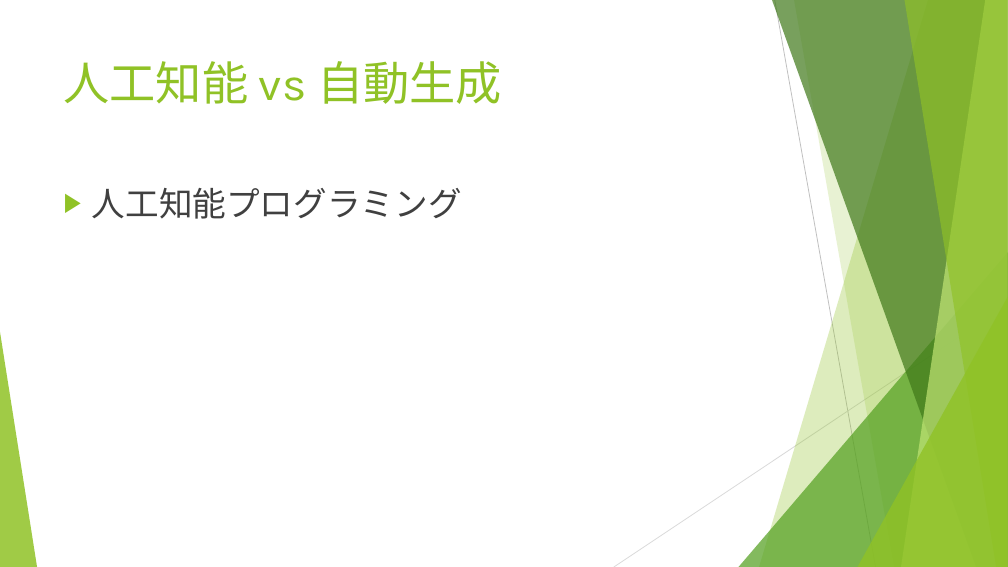
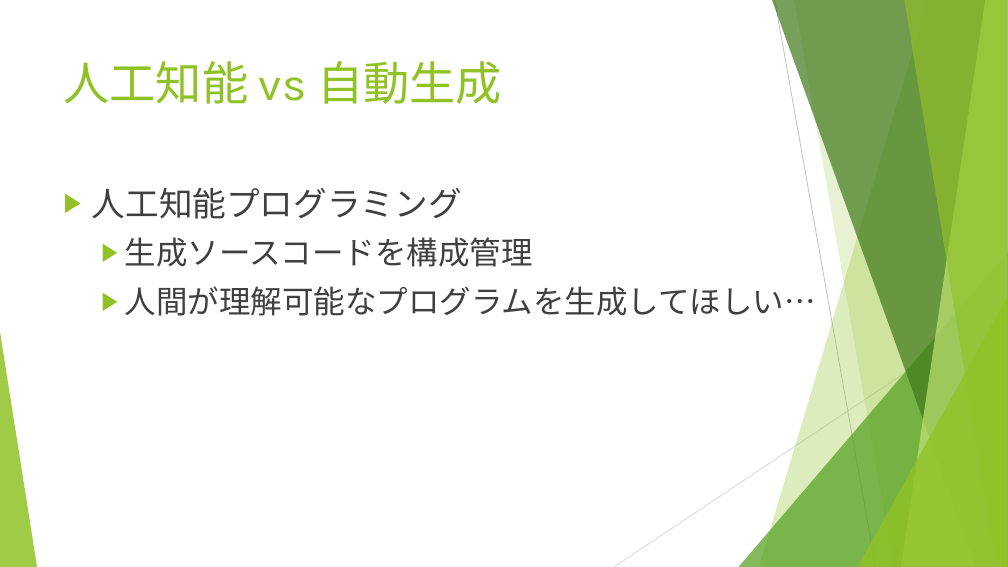
Before and after one commit to igapyon/docs, a slide deck: slide 8 of ppt/codegendev-opening.pptx (slide 6 before the commit). Drawn at 1008x567 pixels with LibreOffice and Linux fonts; fonts in the diff are those of the drawing. Boxes give left, top, right and bottom in pixels: in the first picture for what was removed or moved away, otherwise in the second. Text is boxed around its words. In the diff, an @@ line names an element or a change of style, - is before the commit and + after.

```diff
--- a/ppt/codegendev-opening.pptx
+++ b/ppt/codegendev-opening.pptx
@@ text at (125, 237, 816, 316): paragraphs added @@
+  ▶ 生成ソースコードを構成管理
+  ▶ 人間が理解可能なプログラムを生成してほしい…
```
Also in this commit, not shown: 4 other slides changed, 2 slides added.
